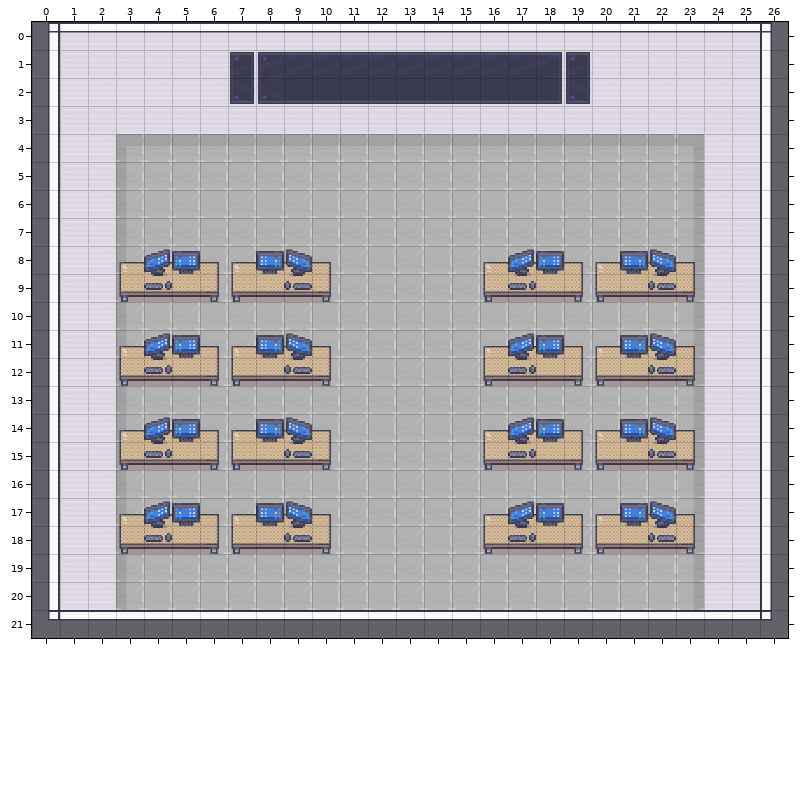
An edit to a level. Tiled map, assets/maps/lab.tmx. Above: the version before the commit.
Cells are 32x32 px. Shown: x 0..26, y 0..21.
Once edited:
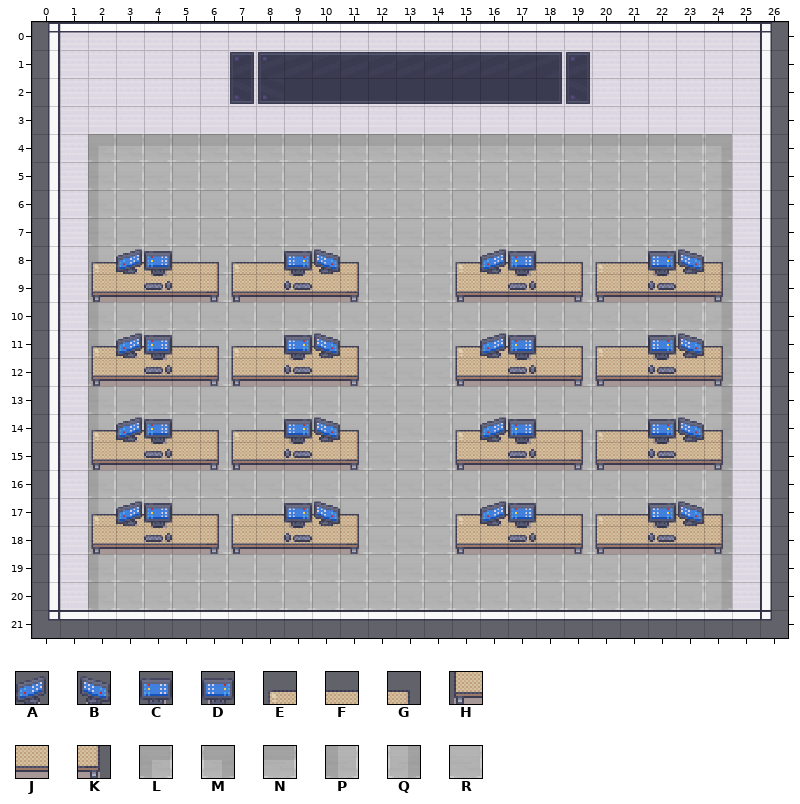
Key: from "office": A 426, B 426 flipped left-right, C 427, D 427 flipped left-right, E 484, F 485, G 486, H 500, J 501, K 502; from "wall-floor": L 90, M 90 flipped left-right, N 91, P 106, Q 106 flipped left-right, R 107.
_ is an empty cell, # one hidden under a higher layer.
Difference:
Layer "floor":
y 4: x 2 _ -> L; x 23..24 M_ -> NM
y 5..7: x 2 _ -> P; x 23..24 Q_ -> RQ
y 8: x 2..3 _P -> PR; x 23..24 Q_ -> RQ
y 9: x 2..3 _P -> P#; x 23..24 Q_ -> #Q
y 10: x 2 _ -> P; x 23..24 Q_ -> RQ
y 11: x 2..3 _P -> PR; x 23..24 Q_ -> RQ
y 12: x 2..3 _P -> P#; x 23..24 Q_ -> #Q
y 13: x 2 _ -> P; x 23..24 Q_ -> RQ
y 14: x 2..3 _P -> PR; x 23..24 Q_ -> RQ
y 15: x 2..3 _P -> P#; x 23..24 Q_ -> #Q
y 16: x 2 _ -> P; x 23..24 Q_ -> RQ
y 17: x 2..3 _P -> PR; x 23..24 Q_ -> RQ
y 18: x 2..3 _P -> P#; x 23..24 Q_ -> #Q
y 19..20: x 2 _ -> P; x 23..24 Q_ -> RQ
Layer "desks":
y 8: x 2..3 _E -> EF; x 10..11 G_ -> FG; x 15..16 _E -> EF; x 23..24 G_ -> FG
y 9: x 2..3 _H -> HJ; x 10..11 K_ -> JK; x 15..16 _H -> HJ; x 23..24 K_ -> JK
y 11: x 2..3 _E -> EF; x 10..11 G_ -> FG; x 15..16 _E -> EF; x 23..24 G_ -> FG
y 12: x 2..3 _H -> HJ; x 10..11 K_ -> JK; x 15..16 _H -> HJ; x 23..24 K_ -> JK
y 14: x 2..3 _E -> EF; x 10..11 G_ -> FG; x 15..16 _E -> EF; x 23..24 G_ -> FG
y 15: x 2..3 _H -> HJ; x 10..11 K_ -> JK; x 15..16 _H -> HJ; x 23..24 K_ -> JK
y 17: x 2..3 _E -> EF; x 10..11 G_ -> FG; x 15..16 _E -> EF; x 23..24 G_ -> FG
y 18: x 2..3 _H -> HJ; x 10..11 K_ -> JK; x 15..16 _H -> HJ; x 23..24 K_ -> JK
Layer "screens":
y 8: x 3..5 _AC -> AC_; x 8..10 DB_ -> _DB; x 16..18 _AC -> AC_; x 21..23 DB_ -> _DB
y 11: x 3..5 _AC -> AC_; x 8..10 DB_ -> _DB; x 16..18 _AC -> AC_; x 21..23 DB_ -> _DB
y 14: x 3..5 _AC -> AC_; x 8..10 DB_ -> _DB; x 16..18 _AC -> AC_; x 21..23 DB_ -> _DB
y 17: x 3..5 _AC -> AC_; x 8..10 DB_ -> _DB; x 16..18 _AC -> AC_; x 21..23 DB_ -> _DB
